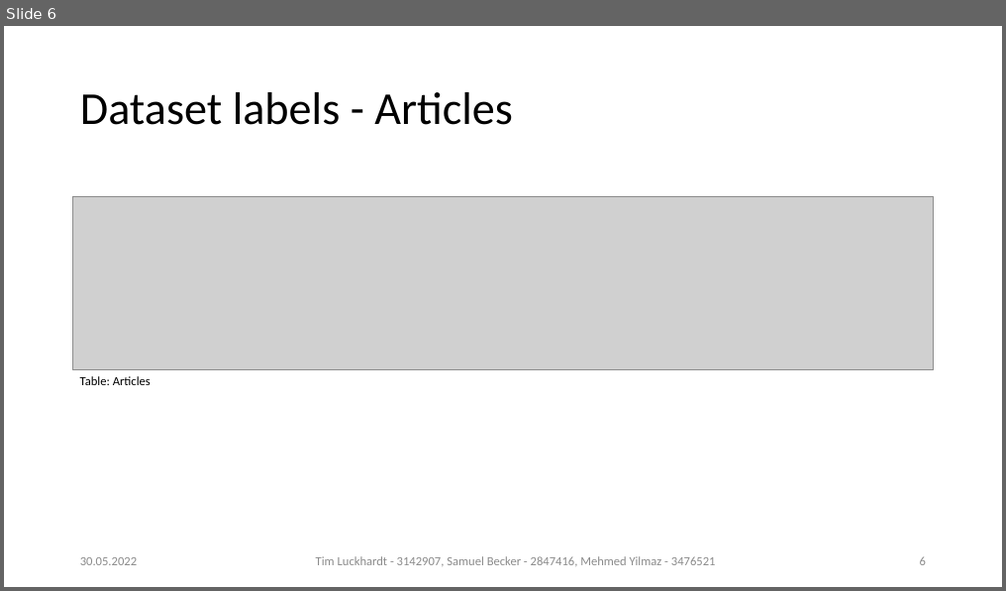
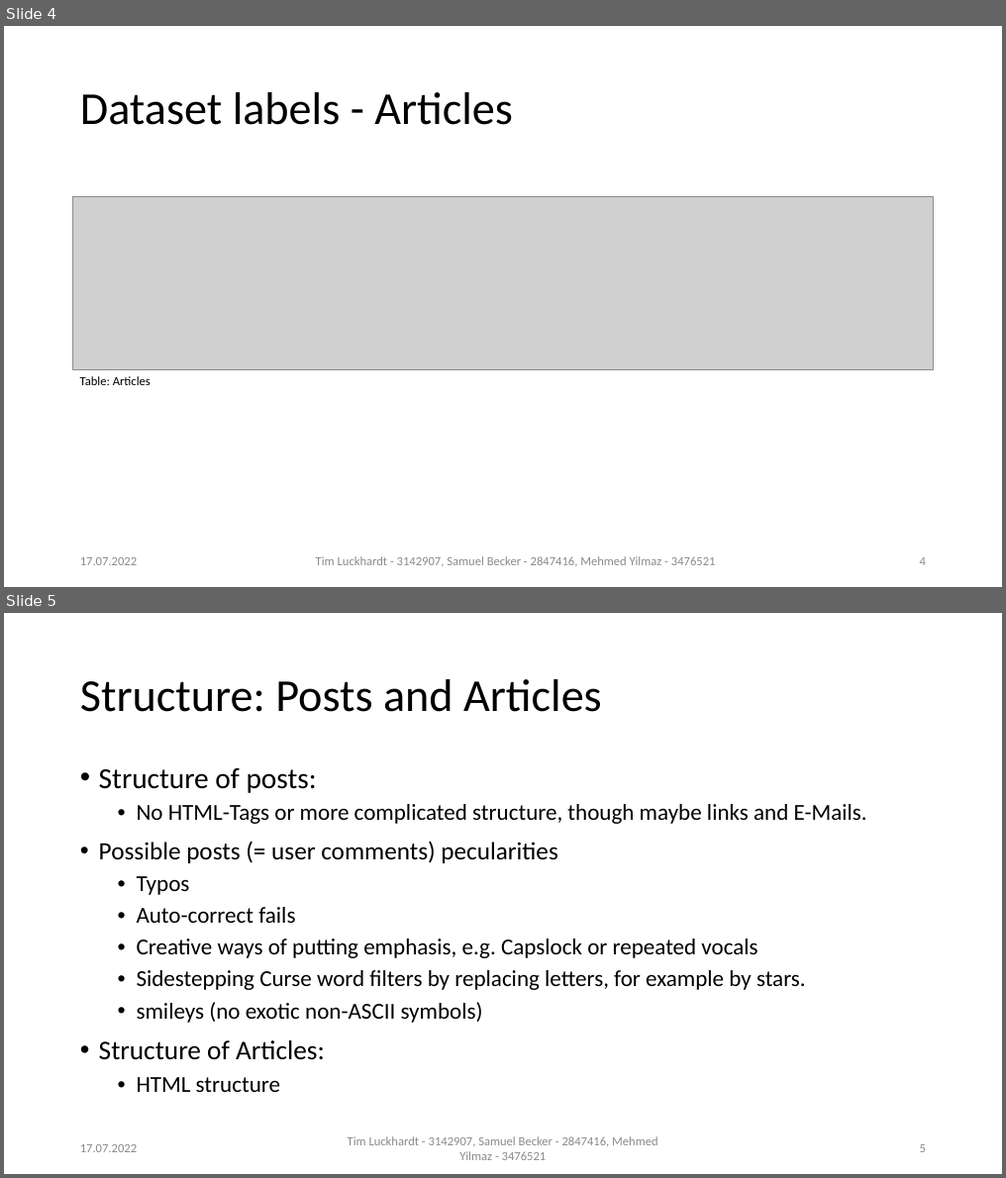
Before and after one commit to TLuckh/GermanArticlesNLP, a slide deck: Team10_ProblemFormulation.pptx. Shown one above the other, each under a label of ours: slide 6 before the commit, slides 4 and 5 after it. The pictures are 1006x591 and 1006x1178 pixels, drawn with LibreOffice and Linux fonts; fonts in the diff are those of the drawing; grey boxes stand for pictures. Boxes give left, top, right and bottom in pixels: in the first picture for what was removed or moved away, otherwise in the second. Text is boxed around its words. In the diff, an @@ line names an element or a change of style, - is before the commit and + after.

```diff
--- a/Team10_ProblemFormulation.pptx
+++ b/Team10_ProblemFormulation.pptx
@@ slide 5 added at (4,613,1002,1174), background #FFFFFF @@
@@ title added at (80,679,602,712), 44 pt, text #000000 @@
+Structure: Posts and Articles
@@ text added at (99,768,867,1092), 22 pt, text #000000 @@
+• Structure of posts:
+  • No HTML-Tags or more complicated structure, though maybe links and E-Mails.
+• Possible posts (= user comments) pecularities
+  • Typos
+  • Auto-correct fails
+  • Creative ways of putting emphasis, e.g. Capslock or repeated vocals
+  • Sidestepping Curse word filters by replacing letters, for example by stars.
+  • smileys (no exotic non-ASCII symbols)
+• Structure of Articles:
+  • HTML structure
@@ text added at (80,1145,137,1153), 12 pt, text #8C8C8C @@
+17.07.2022
@@ text added at (348,1137,658,1160), 12 pt, text #8C8C8C @@
+Tim Luckhardt - 3142907, Samuel Becker - 2847416, Mehmed Yilmaz - 3476521
@@ page number added at (920,1145,926,1153), 12 pt, text #8C8C8C @@
+5
@@ what was slide 6 is now slide 4 @@
@@ slide 4 changed as well @@
@@ text at (80,558,137,566): text changed @@
-30.05.2022
+17.07.2022
@@ page number at (920,558,926,566): text changed @@
-6
+4
```
Also in this commit, not shown: 6 other slides changed, 6 other slides added, 2 slides removed, 4 other files.
